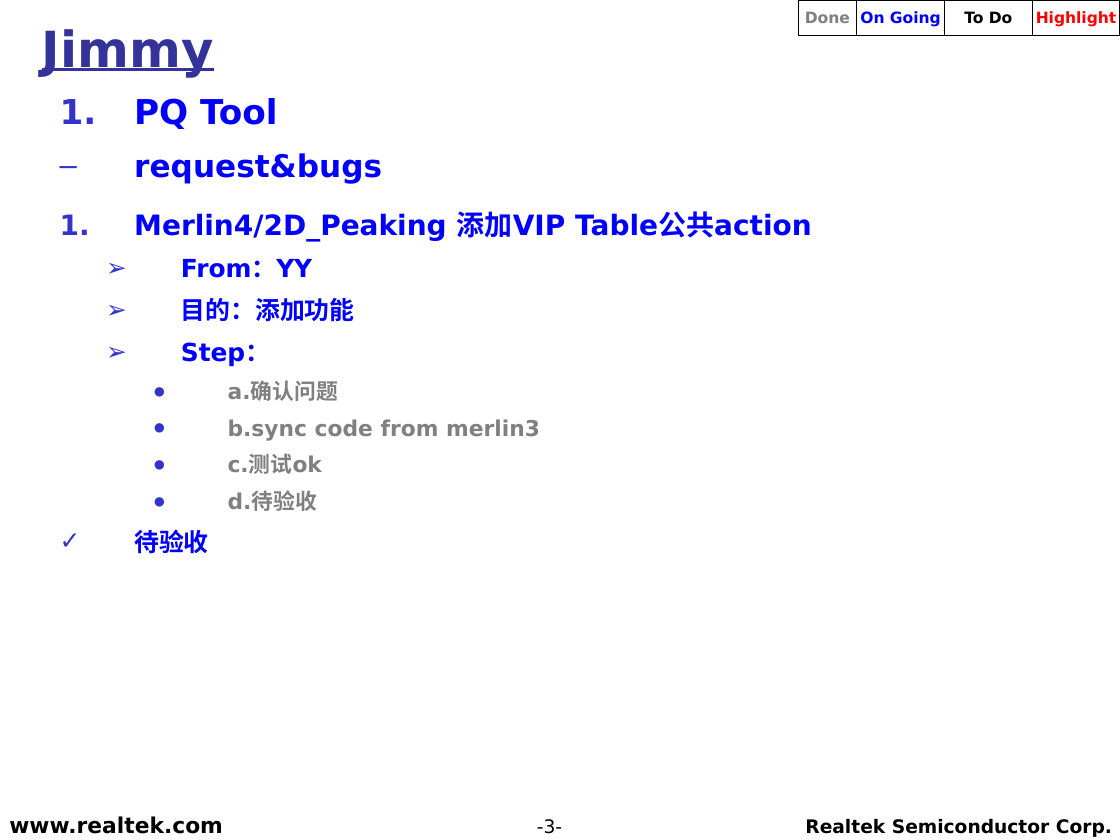
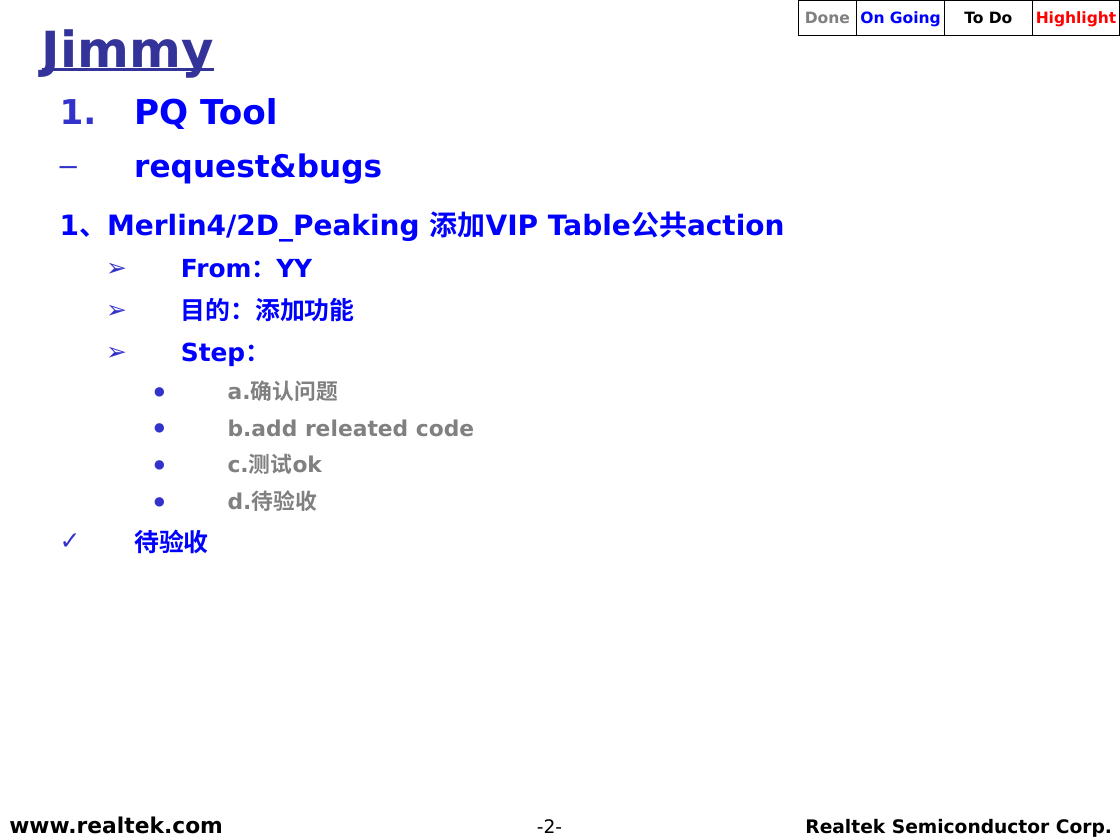
Before and after one commit to weicun581/Weekly_report, a slide deck: slide 2 of 2018年12月/RS_TV_SD_(Jimmy)_20181204.ppt (slide 3 before the commit). Drawn at 1120x840 pixels with LibreOffice and Linux fonts; fonts in the diff are those of the drawing; background and template pictures are left out. Boxes give left, top, right and bottom in pixels: in the first picture for what was removed or moved away, otherwise in the second. Text is boxed around its words. In the diff, an @@ line names an element or a change of style, - is before the commit and + after.

```diff
--- a/2018年12月/RS_TV_SD_(Jimmy)_20181204.ppt
+++ b/2018年12月/RS_TV_SD_(Jimmy)_20181204.ppt
@@ text at [60,211,785,241]: text changed @@
-  1. Merlin4/2D_Peaking 添加VIP Table公共action
+  1、Merlin4/2D_Peaking 添加VIP Table公共action
@@ text at [228,419,474,436]: text changed @@
-      ● b.sync code from merlin3
+      ● b.add releated code
@@ page number at [537,819,562,833]: text changed @@
--3-
+-2-
```
Also in this commit, not shown: 4 other slides changed, 1 slide added.
